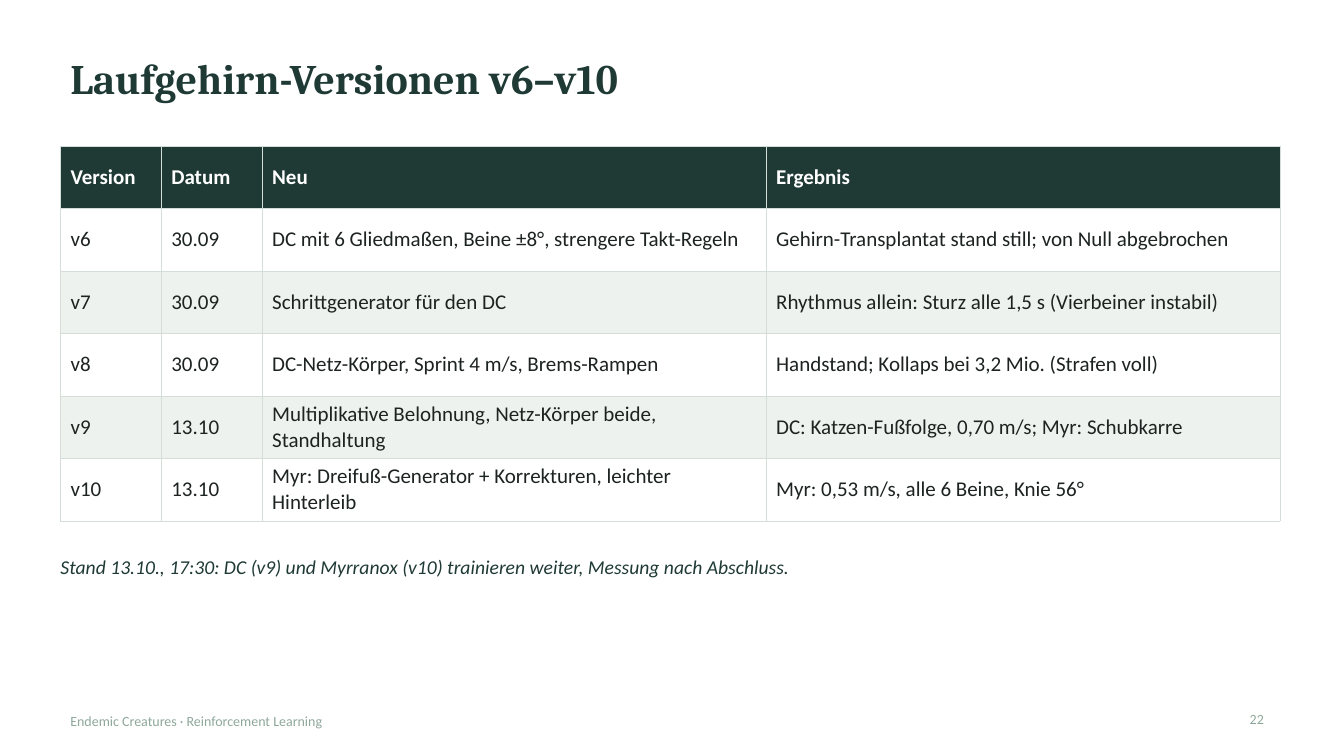
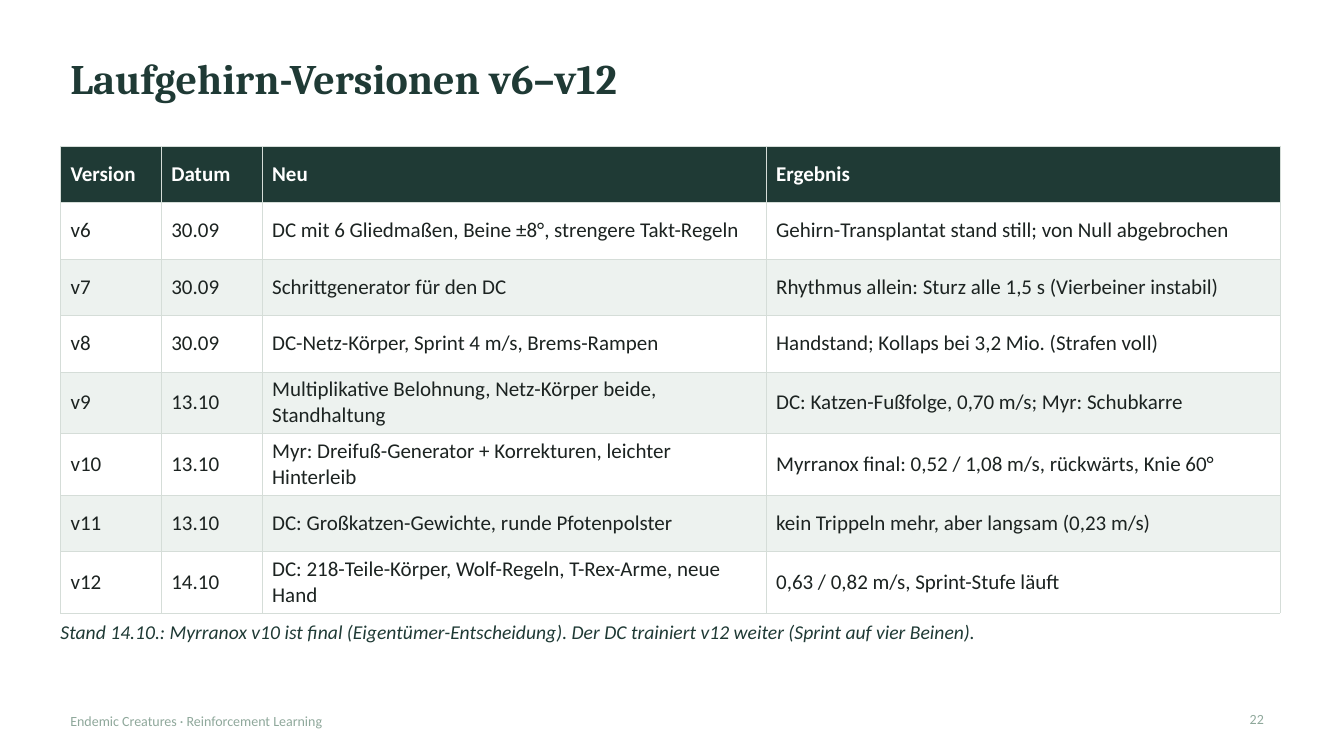
Before and after one commit to xTh0masx/Reinforcement_Learning_Creature, a slide deck: slide 22 of docs/presentation/Endemic_Creatures_RL.pptx. Drawn at 1344x756 pixels with LibreOffice and Linux fonts; fonts in the diff are those of the drawing. Boxes give left, top, right and bottom in pixels: in the first picture for what was removed or moved away, otherwise in the second. Text is boxed around its words. In the diff, an @@ line names an element or a change of style, - is before the commit and + after.

```diff
--- a/docs/presentation/Endemic_Creatures_RL.pptx
+++ b/docs/presentation/Endemic_Creatures_RL.pptx
@@ title at box(70, 64, 617, 104): text changed @@
-Laufgehirn-Versionen v6–v10
+Laufgehirn-Versionen v6–v12
@@ table at box(60, 146, 1280, 606) @@
-row 6: v10 | 13.10 | Myr: Dreifuß-Generator + Korrekturen, leichter Hinterleib | Myr: 0,53 m/s, alle 6 Beine, Knie 56°
+row 6: v10 | 13.10 | Myr: Dreifuß-Generator + Korrekturen, leichter Hinterleib | Myrranox final: 0,52 / 1,08 m/s, rückwärts, Knie 60°
+row 7: v11 | 13.10 | DC: Großkatzen-Gewichte, runde Pfotenpolster | kein Trippeln mehr, aber langsam (0,23 m/s)
+row 8: v12 | 14.10 | DC: 218-Teile-Körper, Wolf-Regeln, T-Rex-Arme, neue Hand | 0,63 / 0,82 m/s, Sprint-Stufe läuft
@@ text at box(60, 625, 975, 643): text changed @@
-Stand 13.10., 17:30: DC (v9) und Myrranox (v10) trainieren weiter, Messung nach Abschluss.
+Stand 14.10.: Myrranox v10 ist final (Eigentümer-Entscheidung). Der DC trainiert v12 weiter (Sprint auf vier Beinen).
```
Also in this commit, not shown: 18 other slides changed, 8 slides added, 7 other files.
